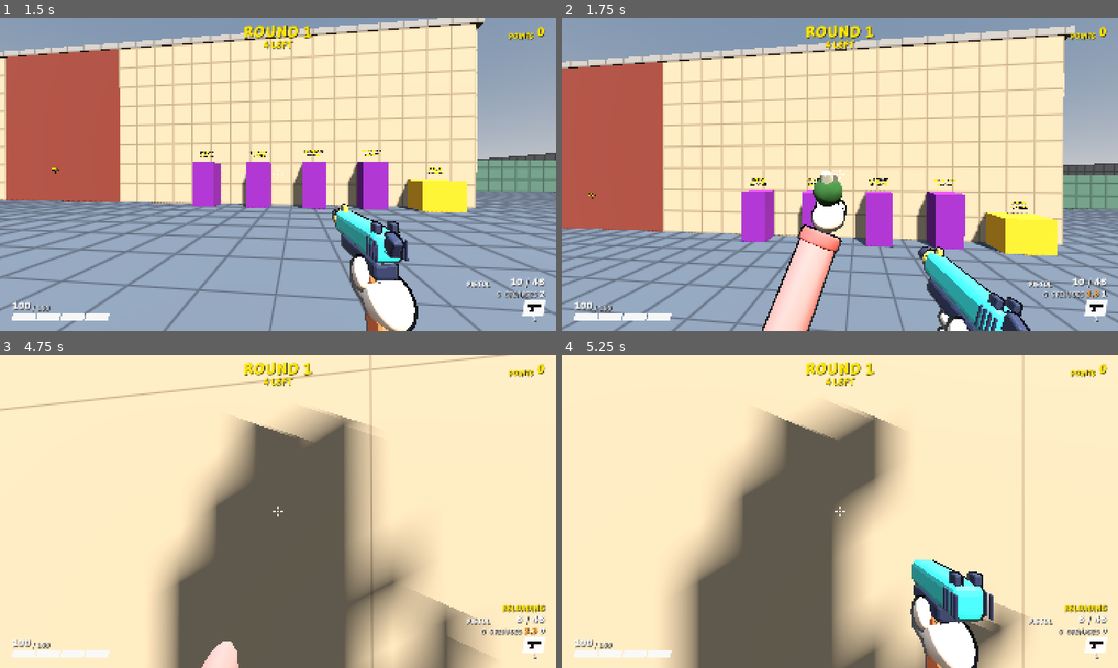
Above: before the commit, frames 1-4 (two rows, left to right).
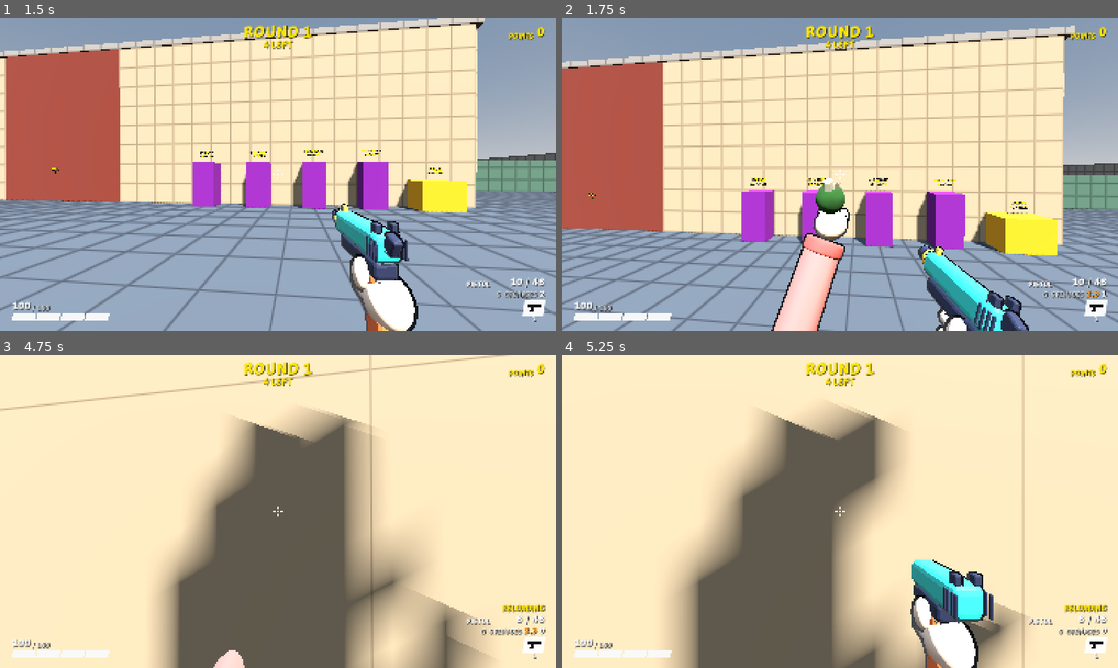
Above: after the commit, the same moments.

Repository: juanakajuan/zombie-survival-fps
Game: Godot game, scene res://levels/compound.tscn
Same seed, same stepped clock (60 frames per second), same inputs: the game is played once before the commit and once after it.
Inputs (mouse positions are in pixels of both pictures, inside the frame that each line leads up to):
- Up to frame 1 (1.5 s): tap Enter (restart) at 0.5 s; move the mouse to (305, 174) at 0.52 s; hold Right mouse button (aim) 0.53-1.28 s; hold W (move_forward) from 0.53 s (still down); click (305, 174) at 0.67 s; tap Space (jump) at 0.77, 1.07 s; tap Ctrl (crouch) at 0.8, 1.35 s; move the mouse to (250, 174) at 1.27 s; click (250, 174) at 1.42 s
- Up to frame 2 (1.75 s): keep holding W (move_forward); tap Space (jump) at 1.52 s; tap G (grenade) at 1.55 s
- Up to frame 3 (4.75 s): keep holding W (move_forward); tap Space (jump) at 1.82, 3.02, 3.32, 3.77, 4.07, 4.52 s; move the mouse to (289, 505) at 2.02 s; hold G (grenade) 2.03-2.78 s; click (289, 505) at 2.17 s; tap V (melee) at 2.3, 2.85 s; move the mouse to (272, 517) at 2.77 s; click (272, 517) at 2.92 s; right-click (272, 517) at 3.05 s; move the mouse to (316, 514) at 3.52 s; hold Right mouse button (aim) 3.53-4.28 s; click (316, 514) at 3.67 s; tap Ctrl (crouch) at 3.8, 4.35 s; tap R (reload) at 4.15 s; move the mouse to (233, 508) at 4.27 s; click (233, 508) at 4.42 s; tap G (grenade) at 4.55 s
- Up to frame 4 (5.25 s): keep holding W (move_forward); tap Space (jump) at 4.82 s; move the mouse to (845, 511) at 5.02 s; press the mouse at (845, 511) at 5.03 s

Frame 1 is identical in both runs. In frame 2, 3.2% of the frame differs, in the area x 36-85%, y 48-100%; in frame 3, 0.3%; in frame 4, nothing differs.

Commit message:
refactor: expose the grenade phase as a state, not a -1 to 3 number
Split Grenades.State.THROWING into WINDING and RECOVERING. Add state(),
visual_fraction() (0 to 1 within the state) and raise_at_release().
GrenadeView and ViewModel match on the state. Delete progress() and
visual_progress().

Closes #86

Diff:
--- a/grenades/grenade_view.gd
+++ b/grenades/grenade_view.gd
@@ -40,29 +40,30 @@
 func _process(_delta: float) -> void:
 	if grenades == null:
 		return
-	var progress := grenades.visual_progress()
-	hand.visible = progress >= 0.0
+	var state := grenades.state()
+	hand.visible = state != Grenades.State.READY
 	grenade.visible = grenades.has_grenade_in_hand()
-	if progress < 0.0:
-		return
+	var fraction := grenades.visual_fraction()
 	var place: Vector3
 	var angles: Vector3
-	if progress < 1.0:
-		var t := 1.0 - (1.0 - progress) * (1.0 - progress)
-		place = low_position.lerp(cocked_position, t)
-		angles = low_angles.lerp(cocked_angles, t)
-	elif progress < 2.0:
-		var s := progress - 1.0
-		var t := s * s
-		place = cocked_position.lerp(throw_position, t) + throw_arc * sin(PI * s)
-		angles = cocked_angles.lerp(throw_angles, t)
-	else:
-		var t := smoothstep(0.0, 1.0, progress - 2.0)
-		place = throw_position.lerp(low_position, t)
-		angles = throw_angles.lerp(low_angles, t)
-	if grenades.is_cooking():
-		var time := Time.get_ticks_msec() / 1000.0
-		place += Vector3(sin(time * tremble_speed), cos(time * tremble_speed * 1.3), 0.0) * tremble_amount * minf(progress, 1.0)
+	match state:
+		Grenades.State.COOKING:
+			var t := _ease_out(fraction)
+			place = low_position.lerp(cocked_position, t)
+			angles = low_angles.lerp(cocked_angles, t)
+			var time := Time.get_ticks_msec() / 1000.0
+			place += Vector3(sin(time * tremble_speed), cos(time * tremble_speed * 1.3), 0.0) * tremble_amount * fraction
+		Grenades.State.WINDING:
+			var r := _ease_out(grenades.raise_at_release())
+			var t := fraction * fraction
+			place = low_position.lerp(cocked_position, r).lerp(throw_position, t) + throw_arc * sin(PI * fraction)
+			angles = low_angles.lerp(cocked_angles, r).lerp(throw_angles, t)
+		Grenades.State.RECOVERING:
+			var t := smoothstep(0.0, 1.0, fraction)
+			place = throw_position.lerp(low_position, t)
+			angles = throw_angles.lerp(low_angles, t)
+		_:
+			return
 	hand.transform = Transform3D(Basis.from_euler(angles * (PI / 180.0)), place)
 
 
@@ -73,3 +74,7 @@
 
 func is_grenade_visible() -> bool:
 	return grenade.is_visible_in_tree()
+
+
+func _ease_out(t: float) -> float:
+	return 1.0 - (1.0 - t) * (1.0 - t)
--- a/grenades/grenades.gd
+++ b/grenades/grenades.gd
@@ -17,7 +17,9 @@
 @export_range(1, 20) var max_count: int = 4
 @export var grenade_scene: PackedScene
 
-enum State { READY, COOKING, THROWING }
+## COOKING runs from the pin pull to the release. WINDING runs from the release until the grenade leaves the hand, and
+## RECOVERING until the next grenade can be started.
+enum State { READY, COOKING, WINDING, RECOVERING }
 
 @export_group("Throw")
 @export_range(1.0, 40.0, 0.5, "suffix:m/s") var throw_speed: float = 14.0
@@ -73,11 +75,11 @@
 		if _held.fuse_left <= 0.0:
 			_explode_in_hand()
 			return
-	if _state == State.THROWING:
-		if _held != null and _swing_elapsed >= throw_wind_time:
-			_throw()
-		if _swing_elapsed >= throw_wind_time + throw_recover_time:
-			_state = State.READY
+	if _state == State.WINDING and _swing_elapsed >= throw_wind_time:
+		_throw()
+		_state = State.RECOVERING
+	if _state == State.RECOVERING and _swing_elapsed >= throw_wind_time + throw_recover_time:
+		_state = State.READY
 
 
 ## Pulls the pin: takes one grenade and starts its fuse. Returns false with no grenades, during a cook or a throw,
@@ -99,9 +101,9 @@
 func release() -> void:
 	if _state != State.COOKING:
 		return
-	_raise_at_release = minf(_cook_elapsed / cook_raise_time, 1.0)
+	_raise_at_release = _raise_at(_cook_elapsed)
 	_swing_elapsed = 0.0
-	_state = State.THROWING
+	_state = State.WINDING
 
 
 ## Lets the grenade in the hand fall at the wielder's feet with the fuse that it has left, and clears the cook or the
@@ -132,19 +134,28 @@
 	return maxf(_held.fuse_left, 0.0) if _held != null else 0.0
 
 
-## Where the hand is in the cook and the swing, for a pose. -1 while ready. From 0 to 1 the hand rises, and it stays at
-## 1 while the grenade cooks. A release moves it on from where it was to 2 at the moment the grenade leaves the
-## hand, and to 3 at the end of the recovery.
-func progress() -> float:
-	return _progress_at(_cook_elapsed, _swing_elapsed)
-
-
-## progress() between physics ticks, for a pose drawn every frame. Call it from _process.
-func visual_progress() -> float:
+func state() -> State:
+	return _state
+
+
+## How far the current state has gone, from 0 to 1, between physics ticks, for a pose drawn every frame. Call it from
+## _process. While COOKING it is how far the hand has risen, and it stays at 1 while the grenade is held. It is 0 while
+## READY.
+func visual_fraction() -> float:
 	var step := Engine.get_physics_interpolation_fraction() / Engine.physics_ticks_per_second
-	if _state == State.COOKING:
-		return _progress_at(_cook_elapsed + step, 0.0)
-	return _progress_at(0.0, minf(_swing_elapsed + step, throw_wind_time + throw_recover_time))
+	match _state:
+		State.COOKING:
+			return _raise_at(_cook_elapsed + step)
+		State.WINDING:
+			return minf((_swing_elapsed + step) / throw_wind_time, 1.0)
+		State.RECOVERING:
+			return minf((_swing_elapsed + step - throw_wind_time) / throw_recover_time, 1.0)
+	return 0.0
+
+
+## How far the hand had risen, from 0 to 1, when the cook was released.
+func raise_at_release() -> float:
+	return _raise_at_release
 
 
 ## Makes the grenade this wielder's: it does not collide with the wielder, and its damage reports reach `damaged`.
@@ -162,15 +173,8 @@
 	changed.emit(count)
 
 
-func _progress_at(cook_elapsed: float, swing_elapsed: float) -> float:
-	match _state:
-		State.COOKING:
-			return minf(cook_elapsed / cook_raise_time, 1.0)
-		State.THROWING:
-			if swing_elapsed < throw_wind_time:
-				return lerpf(_raise_at_release, 2.0, swing_elapsed / throw_wind_time)
-			return 2.0 + (swing_elapsed - throw_wind_time) / throw_recover_time
-	return -1.0
+func _raise_at(cook_elapsed: float) -> float:
+	return minf(cook_elapsed / cook_raise_time, 1.0)
 
 
 func _throw() -> void:
--- a/tests/grenades/test_grenade_cook.gd
+++ b/tests/grenades/test_grenade_cook.gd
@@ -150,3 +150,21 @@
 	Input.action_release("grenade")
 	await run_seconds(player.grenades.throw_wind_time + player.grenades.throw_recover_time + 0.1)
 	assert_eq(player.hud.readout().grenade_fuse_text, "", "no fuse after the throw")
+
+
+func test_a_throw_goes_through_cook_wind_and_recovery_and_the_grenade_leaves_at_the_end_of_the_wind() -> void:
+	var player := await spawn_player(Vector3.ZERO, SETTLE_FRAMES)
+	var grenades := player.grenades
+	assert_eq(grenades.state(), Grenades.State.READY, "ready before the pin pull")
+	Input.action_press("grenade")
+	await run_seconds(grenades.cook_raise_time + 0.1)
+	assert_eq(grenades.state(), Grenades.State.COOKING, "cooking while held")
+	Input.action_release("grenade")
+	await physics_frames(FRAME_MARGIN)
+	assert_eq(grenades.state(), Grenades.State.WINDING, "winding after the release")
+	assert_true(grenades.has_grenade_in_hand(), "the grenade is in the hand during the wind")
+	await run_seconds(grenades.throw_wind_time)
+	assert_eq(grenades.state(), Grenades.State.RECOVERING, "recovering after the wind")
+	assert_true(not grenades.has_grenade_in_hand(), "the grenade has left the hand")
+	await run_seconds(grenades.throw_recover_time)
+	assert_eq(grenades.state(), Grenades.State.READY, "ready after the recovery")
--- a/weapons/view_model.gd
+++ b/weapons/view_model.gd
@@ -159,9 +159,15 @@
 		var punch := _player.melee.visual_progress()
 		if punch >= 0.0:
 			punch_dip = sin(PI * clampf(punch, 0.0, 1.0))
-		var grenade := _player.grenades.visual_progress()
-		if grenade >= 0.0:
-			punch_dip = maxf(punch_dip, minf(1.0, minf(grenade, 3.0 - grenade)))
+		var grenades := _player.grenades
+		var fraction := grenades.visual_fraction()
+		match grenades.state():
+			Grenades.State.COOKING:
+				punch_dip = maxf(punch_dip, fraction)
+			Grenades.State.WINDING:
+				punch_dip = maxf(punch_dip, lerpf(grenades.raise_at_release(), 1.0, fraction))
+			Grenades.State.RECOVERING:
+				punch_dip = maxf(punch_dip, 1.0 - fraction)
 
 	if on_floor:
 		_bob_phase = fmod(_bob_phase + speed * delta * bob_cycles_per_metre * TAU, TAU)
